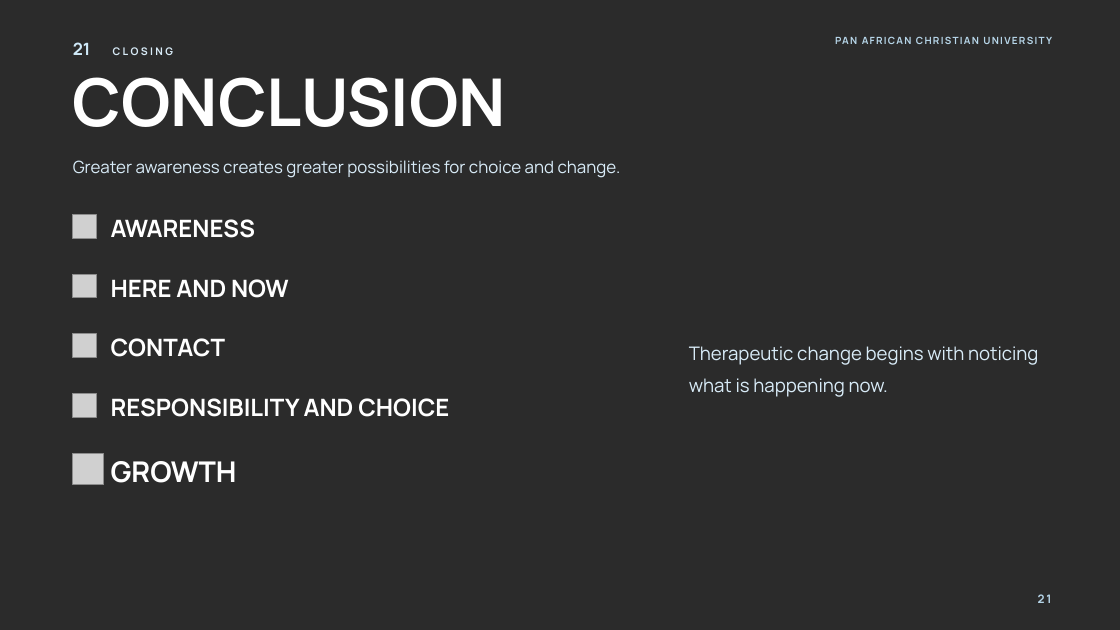
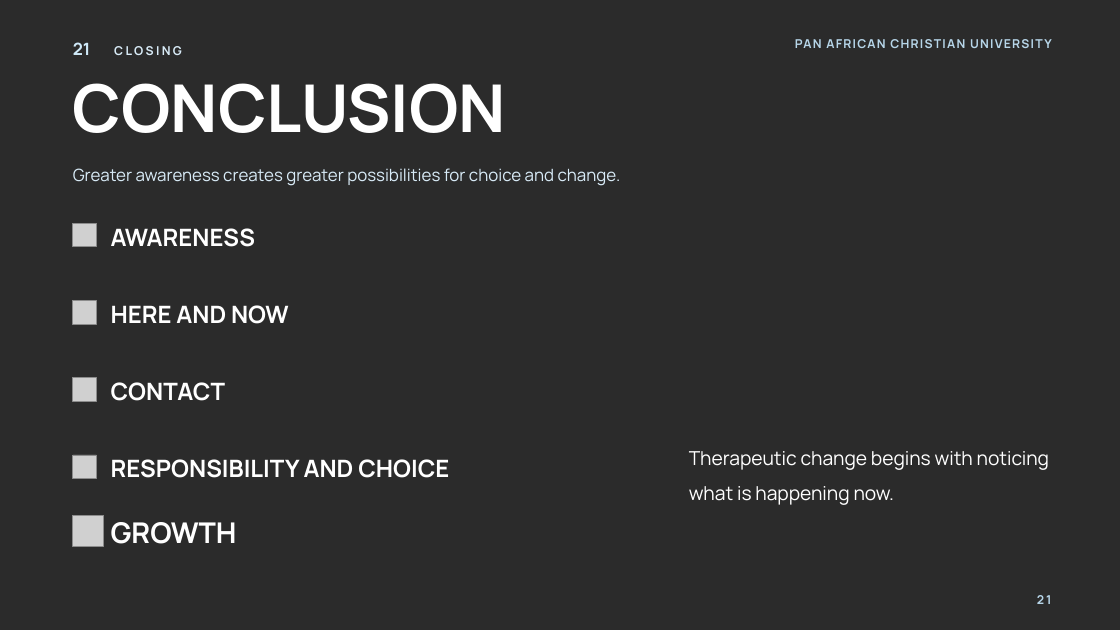
Before and after one commit to wambetebenjamin/Business-e-books, a slide deck: slide 21 of presentations/gestalt-theory-counselling/Gestalt Theory and Its Application to Counselling.pptx. Drawn at 1120x630 pixels with LibreOffice and Linux fonts; fonts in the diff are those of the drawing; grey boxes stand for pictures; background and template pictures are left out; a plain dark background stands for a picture behind light text. Boxes give left, top, right and bottom in pixels: in the first picture for what was removed or moved away, otherwise in the second. Text is boxed around its words. In the diff, an @@ line names an element or a change of style, - is before the commit and + after.

```diff
--- a/presentations/gestalt-theory-counselling/Gestalt Theory and Its Application to Counselling.pptx
+++ b/presentations/gestalt-theory-counselling/Gestalt Theory and Its Application to Counselling.pptx
@@ text "21 CLOSING" at (73,42,182,55): size 9 to 10.5 pt in "CLOSING" @@
@@ text "CONCLUSION" at (73,83,506,133): line spacing 74pt to 80.3pt @@
@@ text "PAN AFRICAN CHRISTIAN UNIVERSITY" at (795,39,822,48): size 8.5 to 10.5 pt; line spacing 13.8pt to 17.3pt @@
@@ text "Greater awareness creates greater possibilities ...": place and size @@
-text "Greater awareness creates greater possibilities ..." at (73,160,621,178)
+text "Greater awareness creates greater possibilities ..." at (73,168,621,186)
@@ picture: place and size @@
-picture at (73,214,97,238)
+picture at (73,223,97,247)
@@ text "AWARENESS": place and size @@
-text "AWARENESS" at (111,219,256,238)
+text "AWARENESS" at (111,228,256,247)
@@ text "HERE AND NOW": place and size @@
-text "HERE AND NOW" at (111,279,289,298)
+text "HERE AND NOW" at (111,305,289,324)
@@ picture: place and size @@
-picture at (73,274,97,297)
+picture at (73,301,97,324)
@@ picture: place and size @@
-picture at (73,334,97,357)
+picture at (73,378,97,402)
@@ text "CONTACT": place and size @@
-text "CONTACT" at (111,338,226,357)
+text "CONTACT" at (111,382,226,401)
@@ text "Therapeutic change begins with noticing ...": place and size @@
-text "Therapeutic change begins with noticing ..." at (689,346,1038,397)
+text "Therapeutic change begins with noticing ..." at (689,451,1049,505)
@@ text "Therapeutic change begins with noticing ..." at (689,451,1049,505): size 16 to 16.5 pt, text colour #D8EBF7 to #FFFFFF; line spacing 28.1pt to 29.9pt @@
@@ 2 pictures, 2 texts: place and size @@
-2 pictures, 2 texts at (73,393,449,485)
+2 pictures, 2 texts at (73,455,449,547)
```
Also in this commit, not shown: 21 other slides changed, 26 other files.
